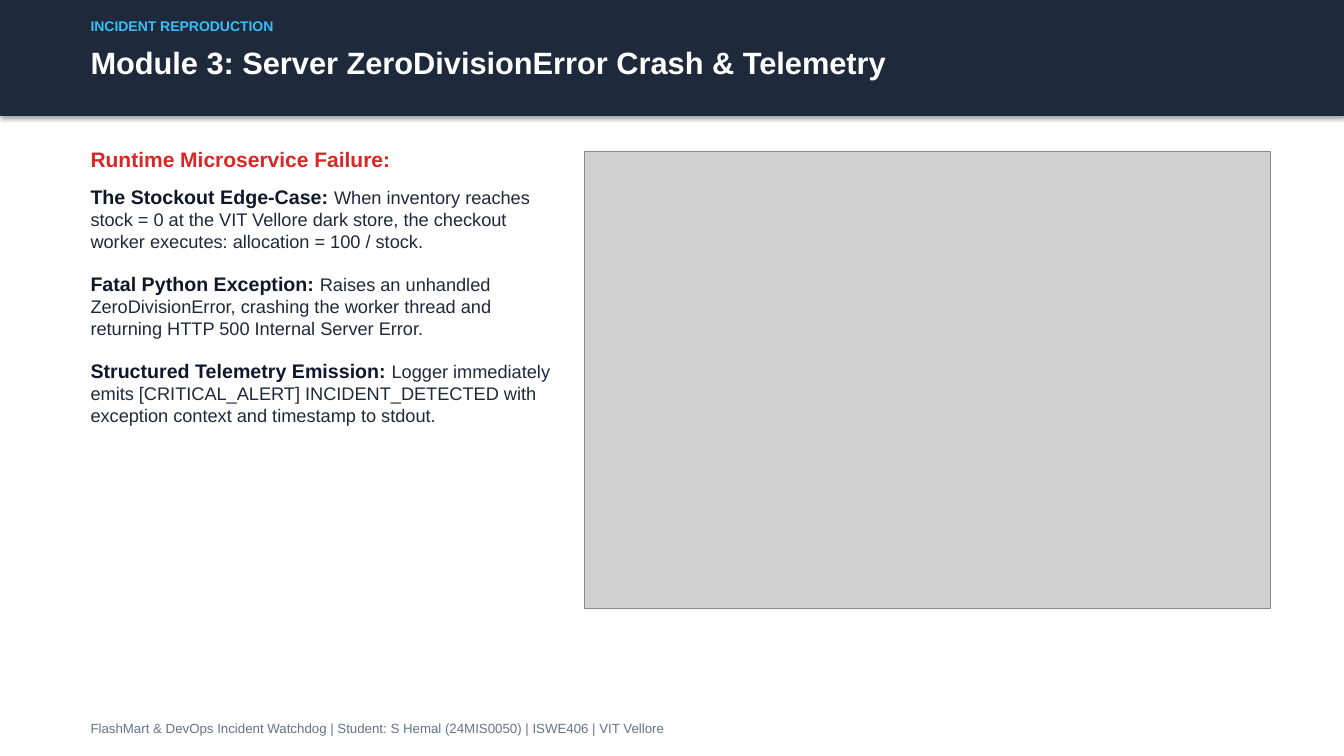
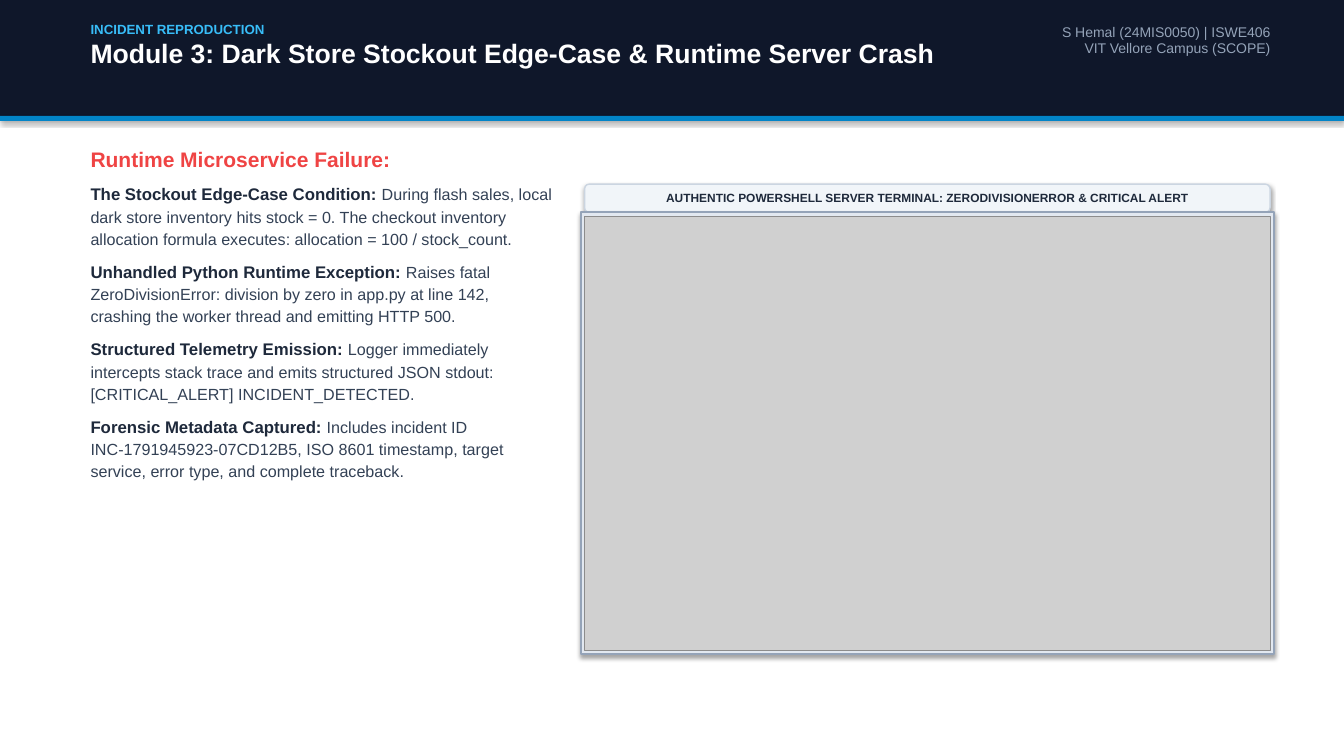
Before and after one commit to hemalexe/devopss-incident-watchdog, a slide deck: slide 7 of FlashMart_Incident_Watchdog_Application_Guide.pptx (slide 5 before the commit). Drawn at 1344x756 pixels with LibreOffice and Linux fonts; fonts in the diff are those of the drawing; grey boxes stand for pictures. Boxes give left, top, right and bottom in pixels: in the first picture for what was removed or moved away, otherwise in the second. Text is boxed around its words. In the diff, an @@ line names an element or a change of style, - is before the commit and + after.

Commit message:
feat(presentation): replace synthetic mockups with authentic outputs from AWS S3, GitHub, live app, and terminal

```diff
--- a/FlashMart_Incident_Watchdog_Application_Guide.pptx
+++ b/FlashMart_Incident_Watchdog_Application_Guide.pptx
@@ rectangle at [0,0,1344,116]: fill #1E293B to #0F172A @@
@@ text at [91,24,934,69]: text changed; size 22 to 19 pt @@
-Module 3: Server ZeroDivisionError Crash & Telemetry
+INCIDENT REPRODUCTION
+Module 3: Dark Store Stockout Edge-Case & Runtime Server Crash
@@ text removed at [91,21,273,31] @@
-INCIDENT REPRODUCTION
@@ text at [1062,27,1270,56]: text changed; size 9.5 to 10 pt; text colour #64748B to #94A3B8 @@
-FlashMart & DevOps Incident Watchdog | Student: S Hemal (24MIS0050) | ISWE406 | VIT Vellore
+S Hemal (24MIS0050) | ISWE406
+VIT Vellore Campus (SCOPE)
@@ rectangle added at [0,116,1344,121], fill #0284C7 @@
@@ text at [91,151,390,167]: text colour #DC2626 to #EF4444 in "Runtime Microservice Failure:" @@
@@ text at [91,188,552,481]: text changed; size 13 to 11.5 pt; text colour #1E293B to #334155 @@
-The Stockout Edge-Case: When inventory reaches stock = 0 at the VIT Vellore dark store, the checkout worker executes: allocation = 100 / stock.
-Fatal Python Exception: Raises an unhandled ZeroDivisionError, crashing the worker thread and returning HTTP 500 Internal Server Error.
-Structured Telemetry Emission: Logger immediately emits [CRITICAL_ALERT] INCIDENT_DETECTED with exception context and timestamp to stdout.
+The Stockout Edge-Case Condition: During flash sales, local dark store inventory hits stock = 0. The checkout inventory allocation formula executes: allocation = 100 / stock_count.
+Unhandled Python Runtime Exception: Raises fatal ZeroDivisionError: division by zero in app.py at line 142, crashing the worker thread and emitting HTTP 500.
+Structured Telemetry Emission: Logger immediately intercepts stack trace and emits structured JSON stdout: [CRITICAL_ALERT] INCIDENT_DETECTED.
+Forensic Metadata Captured: Includes incident ID INC-1791945923-07CD12B5, ISO 8601 timestamp, target service, error type, and complete traceback.
@@ rounded rectangle added at [585,185,1270,213], fill #F1F5F9, outline #CBD5E1 1 pt, 8.5 pt, text #1E293B, bold @@
+AUTHENTIC POWERSHELL SERVER TERMINAL: ZERODIVISIONERROR & CRITICAL ALERT
@@ rectangle added at [581,213,1274,655], fill #E2E8F0, outline #94A3B8 1.5 pt @@
@@ picture: place and size @@
-picture at [585,151,1270,608]
+picture at [585,217,1270,651]
```
Also in this commit, not shown: 8 other slides changed, 7 slides added, 5 slides removed, 22 other files.
